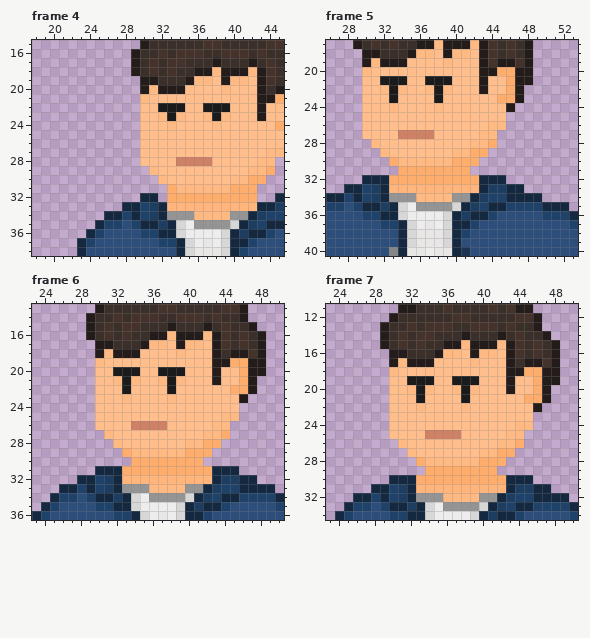
Two states of a pixel-art file, Characters/Main L.aseprite. The first picture shows the starting point.
78x118 pixels, 8 frames. Colours within 5 levels of each other are drawn and written as one. Shown: frame 4: x 18..45, y 15..38; frame 5: x 26..53, y 17..40; frame 6: x 23..50, y 13..36; frame 7: x 23..50, y 11..34. The commit also changed other frames or places, which this record leaves out.
After:
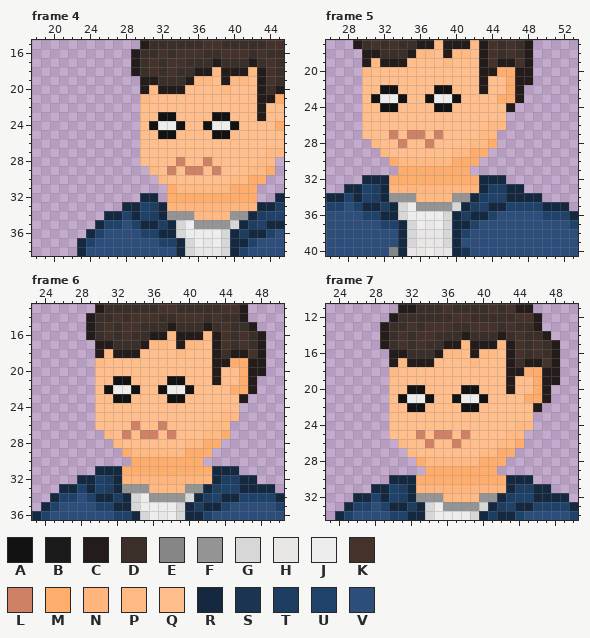
Palette (. is transparent): A #121212  B #1b1b1b  C #231c1a  D #3b2f2a  E #868686  F #949494  G #d7d7d7  H #e9e6e6  J #ededed  K #45332b  L #ce8165  M #ffad6d  N #ffb57c  P #ffb983  Q #ffbe8c  R #14283f  S #1a3451  T #1d3d61  U #1e426a  V #2d4d7b
Changes in this commit:
layer "Layer 2" now hidden
layer "Layer 3" now shown
Frame 4, layer "Layer 3":
Colour A replaces colour B in row 23 at x 33 and 38.
Colour A replaces colour P in row 23 at x 32 and 39.
Colour A replaces colour Q in row 24 at x 31, 34, 37 and 40; in row 25 at x 32 to 33 and 38 to 39.
Colour J replaces colour P in row 24 at x 33 and 38.
Colour J replaces colour Q in row 24 at x 32 and 39.
Colour L replaces colour Q in row 29 at x 33, 35 to 36 and 38.
Colour Q replaces colour B in row 22 at x 32 to 34 and 37 to 39.
Colour Q replaces colour L in row 28 at x 35 to 36.
Colour Q replaces colour P in row 23 at x 34 and 37.
Frame 5, layer "Layer 3":
Colour A replaces colour B in row 22 at x 33 and 38.
Colour A replaces colour P in row 22 at x 32 and 39; in row 24 at x 33 and 38.
Colour A replaces colour Q in row 23 at x 31, 34, 37 and 40; in row 24 at x 32 and 39.
Colour J replaces colour B in row 23 at x 33 and 38.
Colour J replaces colour Q in row 23 at x 32 and 39.
Colour L replaces colour Q in row 27 at x 33 and 38; in row 28 at x 34 and 37.
Colour Q replaces colour B in row 21 at x 32 to 34 and 37 to 39.
Colour Q replaces colour L in row 27 at x 34 and 37.
Colour Q replaces colour P in row 22 at x 34 and 37.
Frame 6, layer "Layer 3":
Colour A replaces colour B in row 21 at x 33 and 38.
Colour A replaces colour P in row 21 at x 32 and 39; in row 23 at x 33 and 38.
Colour A replaces colour Q in row 22 at x 31, 34, 37 and 40; in row 23 at x 32 and 39.
Colour J replaces colour B in row 22 at x 33 and 38.
Colour J replaces colour Q in row 22 at x 32 and 39.
Colour L replaces colour Q in row 27 at x 33, 35 to 36 and 38.
Colour Q replaces colour B in row 20 at x 32 to 34 and 37 to 39.
Colour Q replaces colour L in row 26 at x 35 to 36.
Colour Q replaces colour P in row 21 at x 34 and 37.
Frame 7, layer "Layer 3":
Colour A replaces colour B in row 20 at x 33 and 38.
Colour A replaces colour P in row 20 at x 32 and 39; in row 22 at x 33 and 38.
Colour A replaces colour Q in row 21 at x 31, 34, 37 and 40; in row 22 at x 32 and 39.
Colour J replaces colour B in row 21 at x 33 and 38.
Colour J replaces colour Q in row 21 at x 32 and 39.
Colour L replaces colour Q in row 25 at x 33 and 38; in row 26 at x 34 and 37.
Colour Q replaces colour B in row 19 at x 32 to 34 and 37 to 39.
Colour Q replaces colour L in row 25 at x 34 and 37.
Colour Q replaces colour P in row 20 at x 34 and 37.
